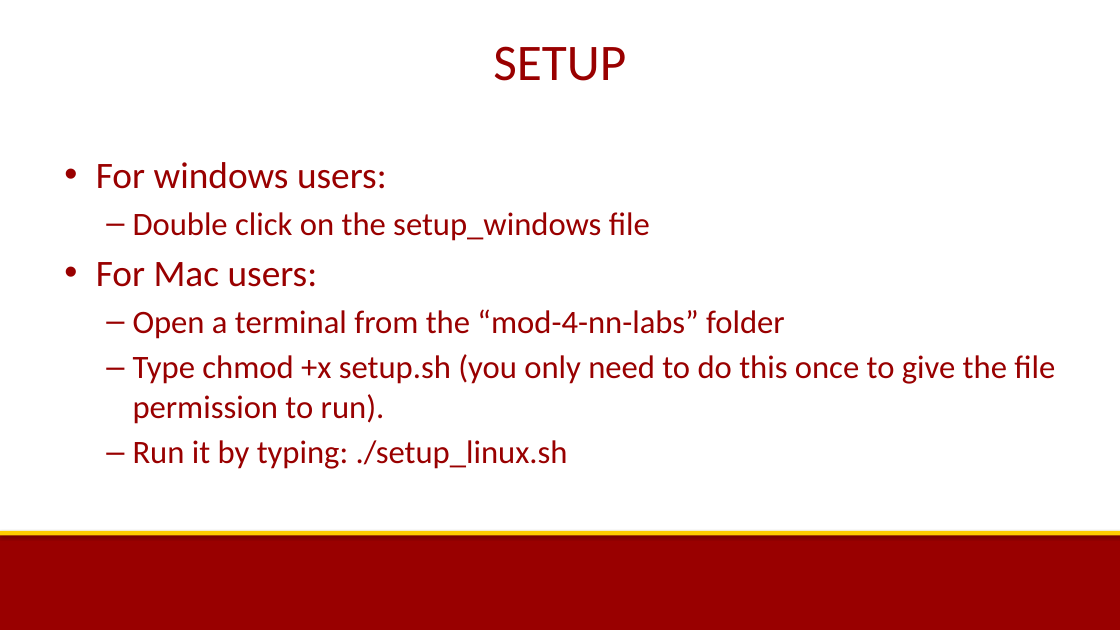
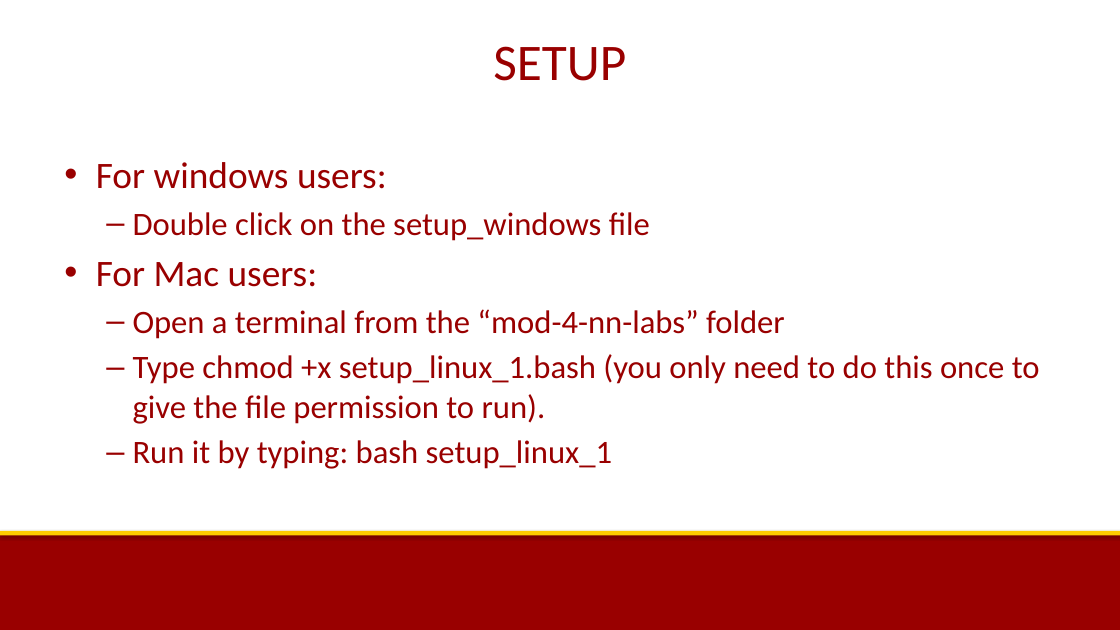
Before and after one commit to uscee105/ee105, a slide deck: slide 3 of assets/module-4-ml/mod-4-lab-MNIST.pptx. Drawn at 1120x630 pixels with LibreOffice and Linux fonts; fonts in the diff are those of the drawing; background and template pictures are left out. Boxes give left, top, right and bottom in pixels: in the first picture for what was removed or moved away, otherwise in the second. Text is boxed around its words. In the diff, an @@ line names an element or a change of style, - is before the commit and + after.

```diff
--- a/assets/module-4-ml/mod-4-lab-MNIST.pptx
+++ b/assets/module-4-ml/mod-4-lab-MNIST.pptx
@@ text at (x1=133, y1=354, x2=1040, y2=469): text changed @@
-  – Type chmod +x setup.sh (you only need to do this once to give the file permission to run).
-  – Run it by typing: ./setup_linux.sh
+  – Type chmod +x setup_linux_1.bash (you only need to do this once to give the file permission to run).
+  – Run it by typing: bash setup_linux_1
```
Also in this commit, not shown: 2 other files.
